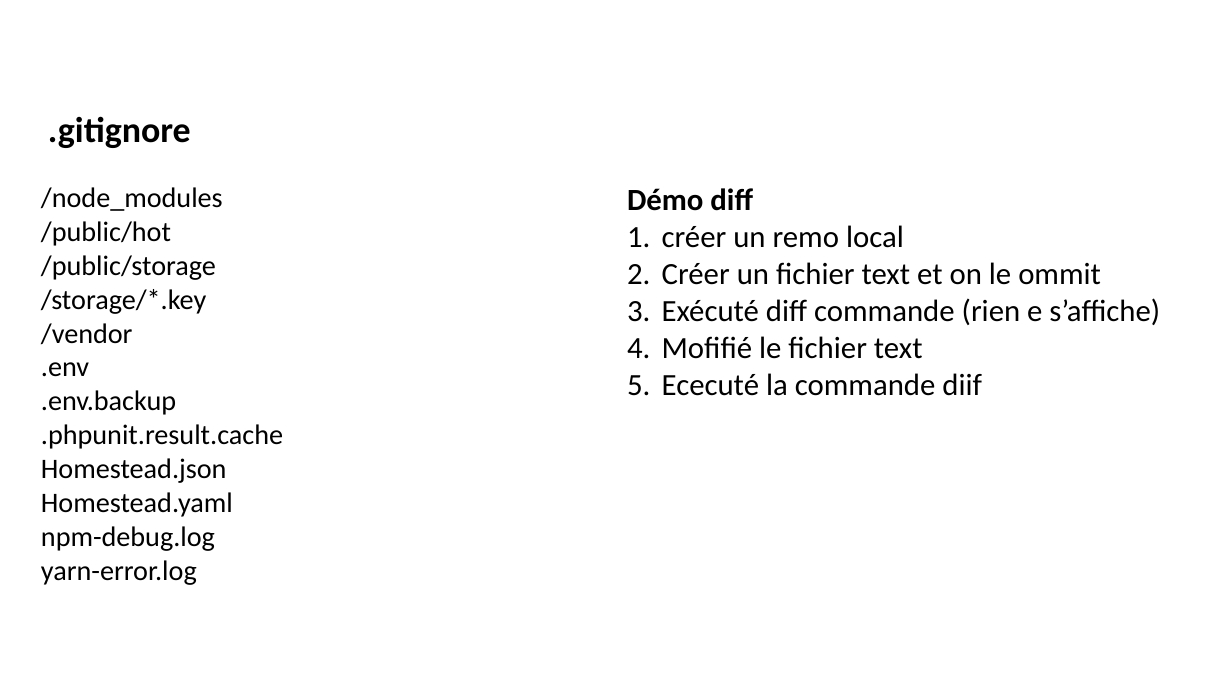
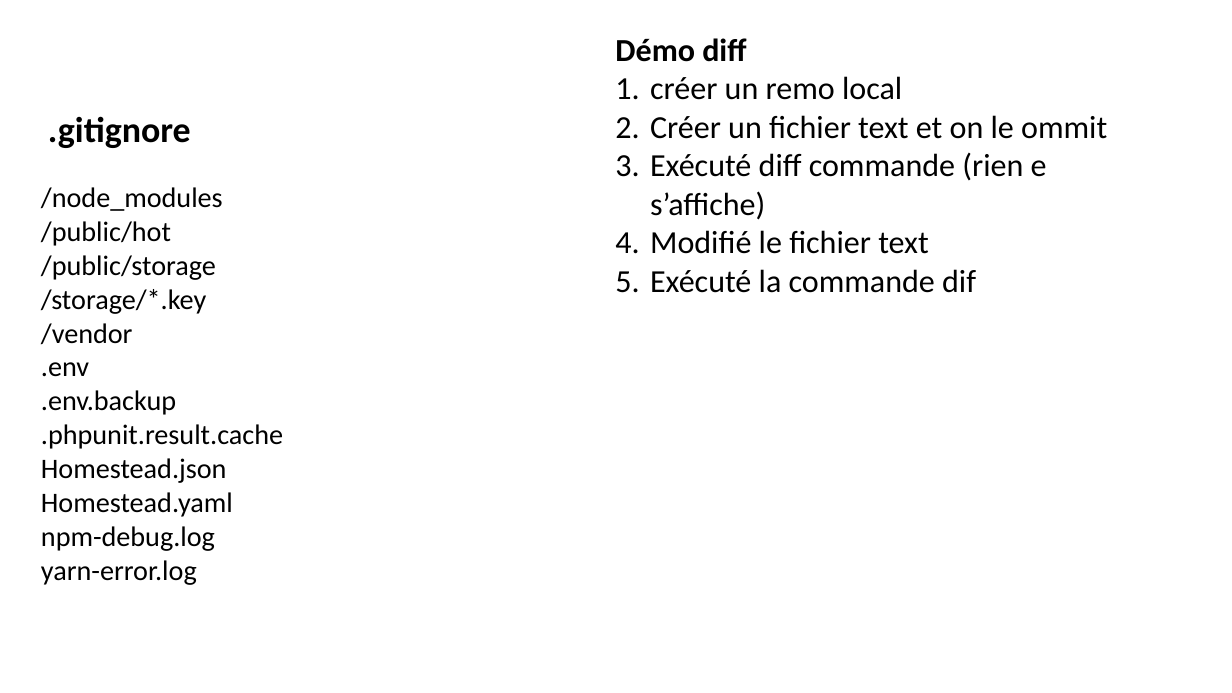
Before and after one commit to belakebiboussad/form, a slide deck: slide 35 of Formation Git.pptx (slide 34 before the commit). Drawn at 1232x693 pixels with LibreOffice and Linux fonts; fonts in the diff are those of the drawing. Boxes give left, top, right and bottom in pixels: in the first picture for what was removed or moved away, otherwise in the second. Text is boxed around its words. In the diff, an @@ line names an element or a change of style, - is before the commit and + after.

```diff
--- a/Formation Git.pptx
+++ b/Formation Git.pptx
@@ text "Démo diff": place and size @@
-text "Démo diff" at box(627, 188, 1160, 396)
+text "Démo diff" at box(615, 38, 1107, 293)
@@ text at box(615, 38, 1107, 220): size 24 to 25 pt in "Démo diff", "créer un remo local", "Créer un fichier text et on le ...", "Exécuté diff commande (rien e s’affiche)" @@
@@ text at box(650, 230, 976, 293): text changed; size 24 to 25 pt @@
-4. Mofifié le fichier text
-5. Ececuté la commande diif
+4. Modifié le fichier text
+5. Exécuté la commande dif
```
Also in this commit, not shown: 1 other slide changed, 1 slide added, 1 other file.
